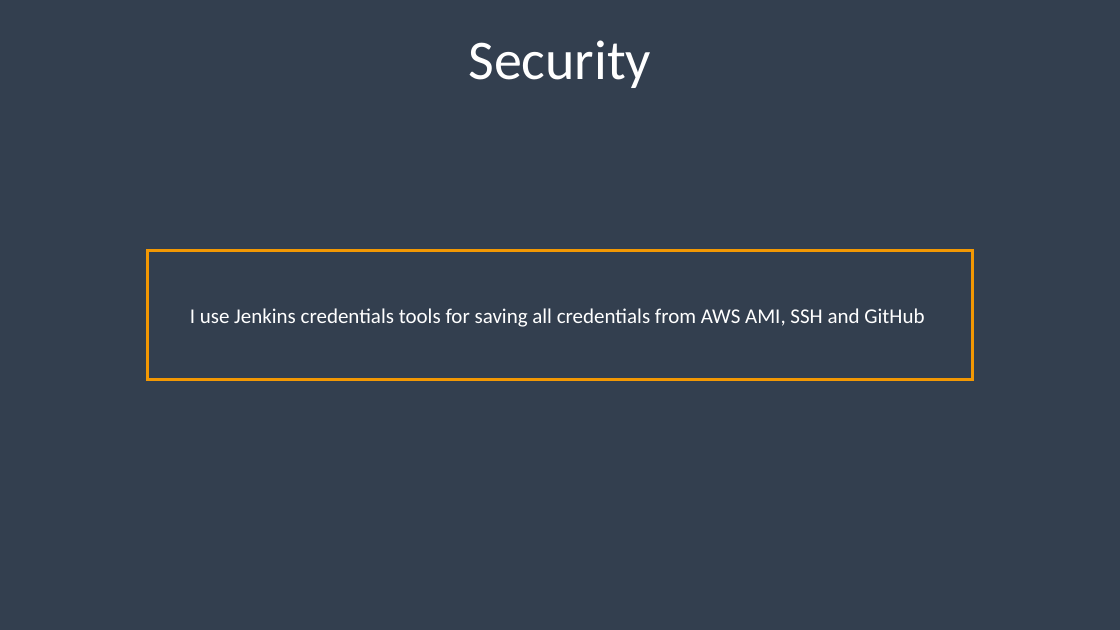
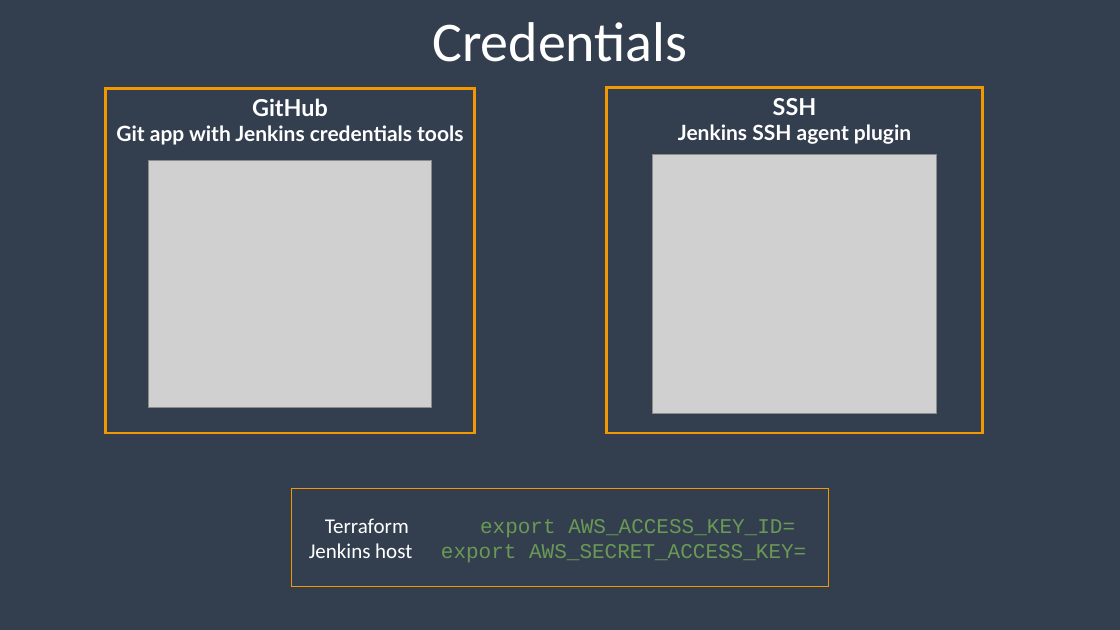
Before and after one commit to Gnoblinys/DevOps_online_Kyiv_2021Q4, a slide deck: slide 7 of m1/final_project/FinalProject.pptx. Drawn at 1120x630 pixels with LibreOffice and Linux fonts; fonts in the diff are those of the drawing; grey boxes stand for pictures. Boxes give left, top, right and bottom in pixels: in the first picture for what was removed or moved away, otherwise in the second. Text is boxed around its words. In the diff, an @@ line names an element or a change of style, - is before the commit and + after.

```diff
--- a/m1/final_project/FinalProject.pptx
+++ b/m1/final_project/FinalProject.pptx
@@ text at box(432, 22, 687, 62): text changed @@
-Security
+Credentials
@@ rectangle "GitHub": place and size @@
-rectangle "GitHub" at box(147, 250, 973, 380)
+rectangle "GitHub" at box(106, 89, 476, 434)
@@ rectangle "GitHub" at box(106, 89, 476, 434): vertical alignment middle to top @@
@@ rectangle added at box(607, 88, 983, 434), outline #F39803 2.25 pt, 18 pt, text #FFFFFF, bold @@
+SSH
+Jenkins SSH agent plugin
@@ text in rectangle at box(116, 98, 463, 145): text changed; font Calibri to Lato; bold on @@
-I use Jenkins credentials tools for saving all credentials from AWS AMI, SSH and GitHub
+GitHub
+Git app with Jenkins credentials tools
@@ picture added at box(149, 160, 432, 408) @@
@@ picture added at box(653, 155, 937, 413) @@
@@ rectangle added at box(292, 489, 828, 587), outline #F39803 1 pt, 18 pt, text #6A9955 @@
+Terraform export AWS_ACCESS_KEY_ID=
+Jenkins host export AWS_SECRET_ACCESS_KEY=
```
Also in this commit, not shown: 4 other slides changed, 1 slide added, 1 slide removed, 1 other file.
